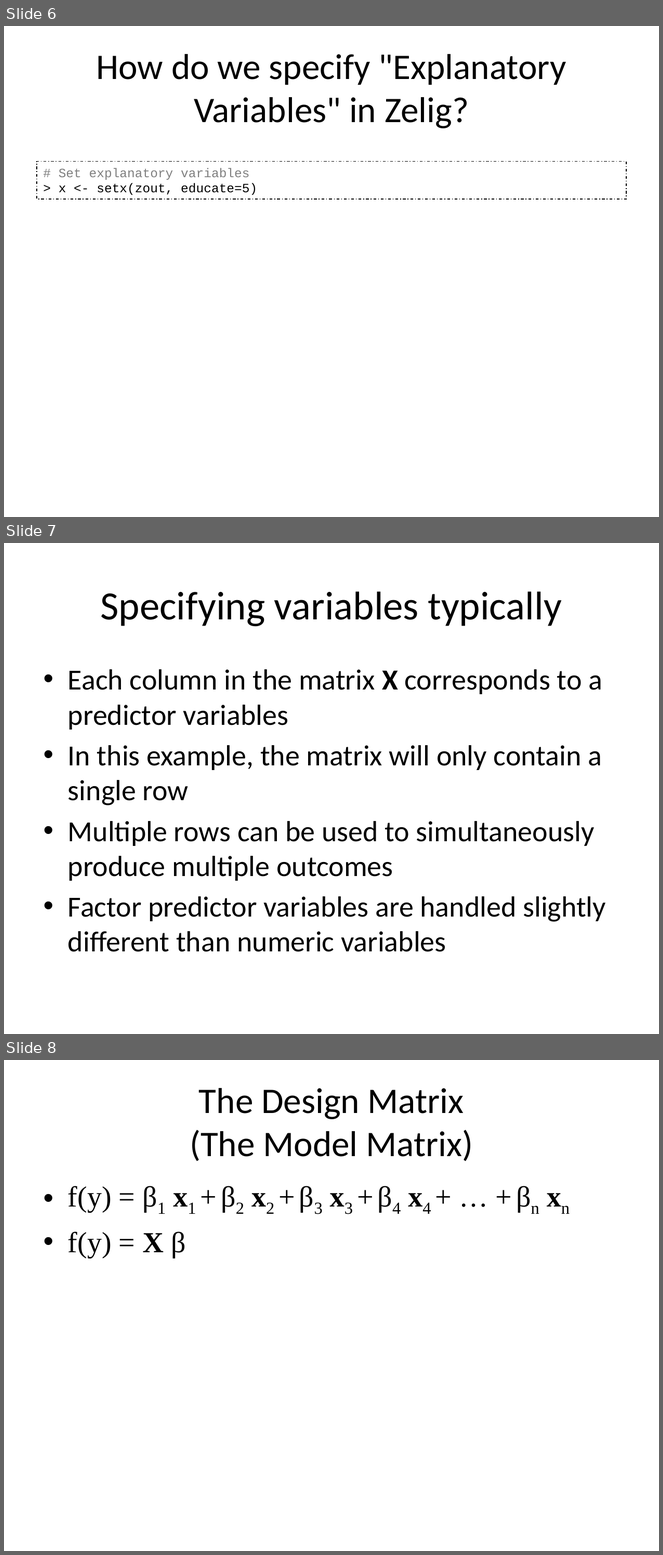
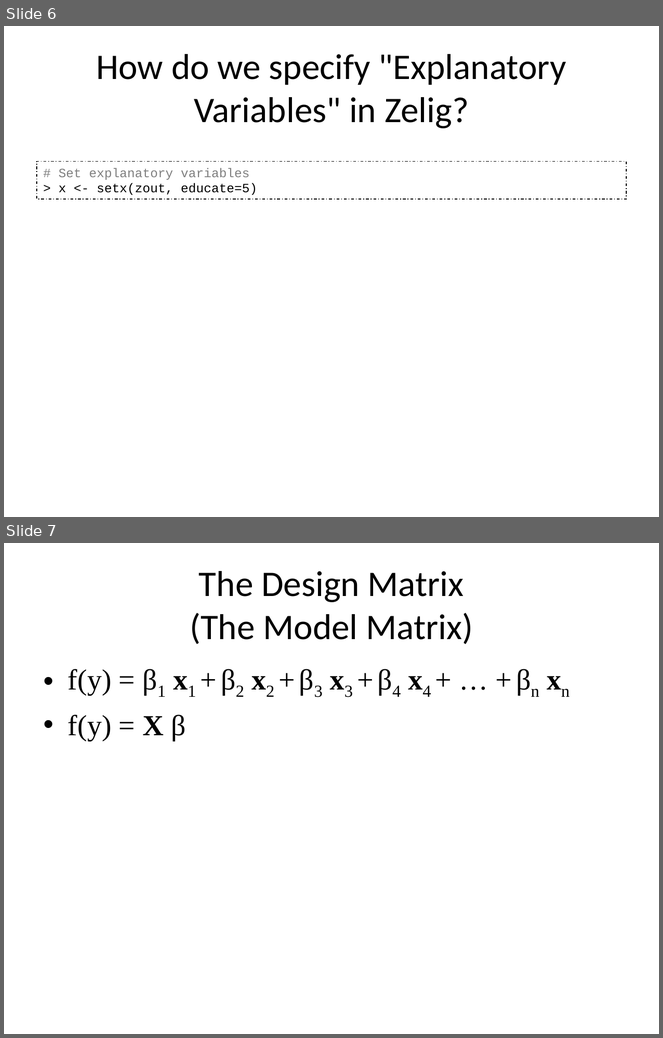
Before and after one commit to IQSS/Zelig4-Documentation, a slide deck: January-Class/Zelig_2_explanatory.pptx. Shown one above the other, each under a label of ours: slides 6, 7 and 8 before the commit, slides 6 and 7 after it. The pictures are 663x1555 and 663x1038 pixels, drawn with LibreOffice and Linux fonts; fonts in the diff are those of the drawing. Boxes give left, top, right and bottom in pixels: in the first picture for what was removed or moved away, otherwise in the second. Text is boxed around its words. In the diff, an @@ line names an element or a change of style, - is before the commit and + after.

Commit message:
Slight updates

```diff
--- a/January-Class/Zelig_2_explanatory.pptx
+++ b/January-Class/Zelig_2_explanatory.pptx
@@ slide 7 removed at [4,543,659,1034], background #FFFFFF @@
@@ title removed at [100,591,561,627] @@
-Specifying variables typically
@@ text removed at [68,669,606,952] @@
-• Each column in the matrix X corresponds to a predictor variables
-• In this example, the matrix will only contain a single row
-• Multiple rows can be used to simultaneously produce multiple outcomes
-• Factor predictor variables are handled slightly different than numeric variables
@@ what was slide 8 is now slide 7 @@
```
Also in this commit, not shown: 1 other file.
